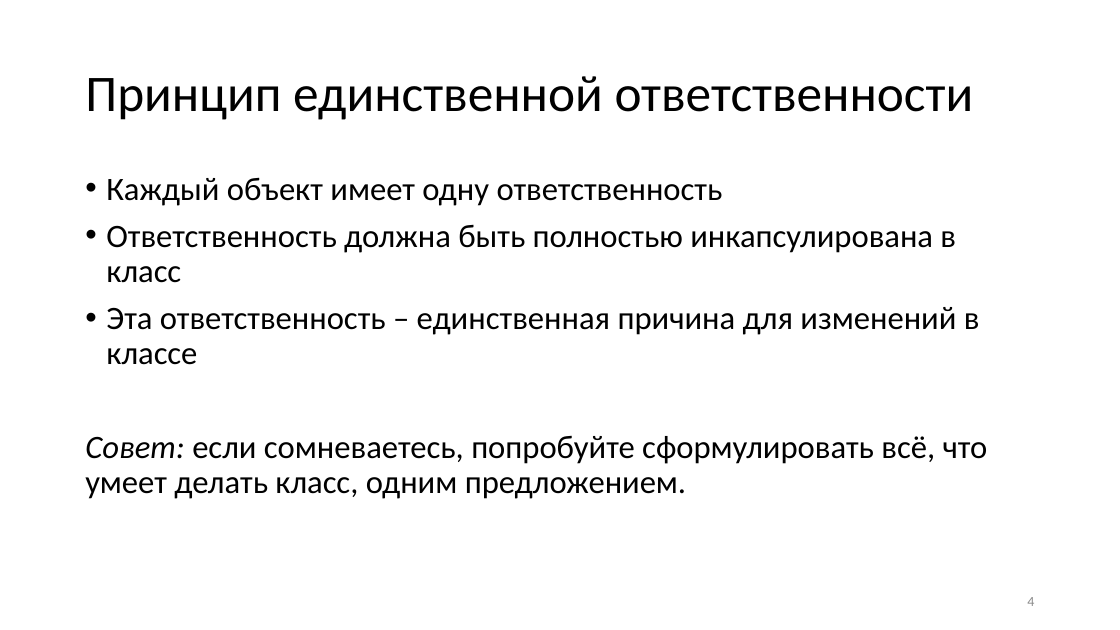
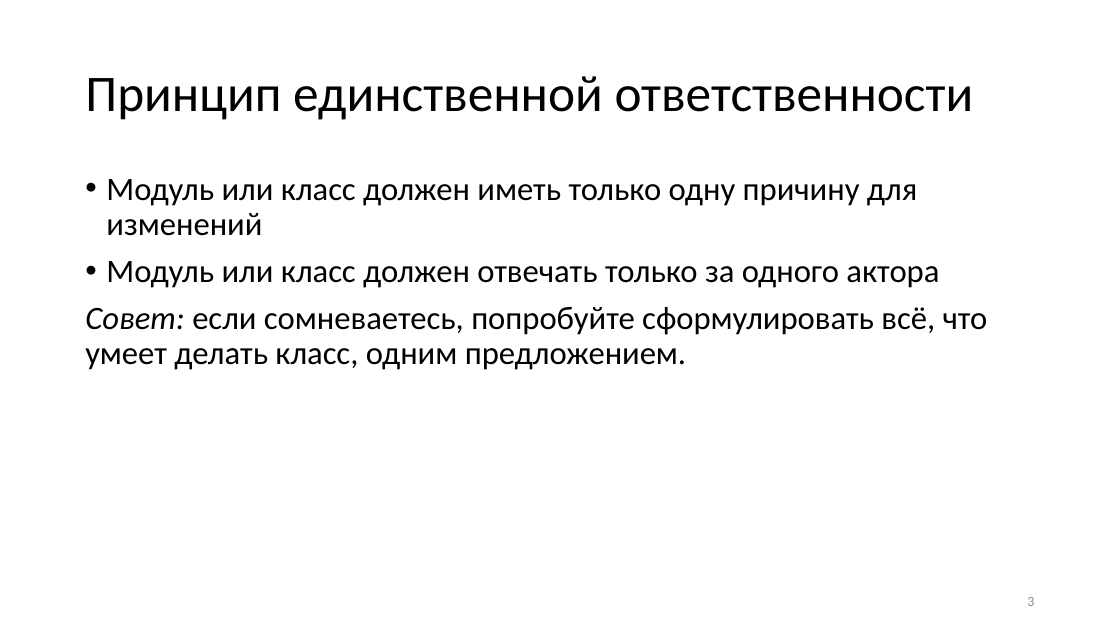
Before and after one commit to alexey-malov/ood, a slide deck: slide 3 of lectures/18.solid/Принципы SOLID.pptx (slide 4 before the commit). Drawn at 1120x630 pixels with LibreOffice and Linux fonts; fonts in the diff are those of the drawing. Boxes give left, top, right and bottom in pixels: in the first picture for what was removed or moved away, otherwise in the second. Text is boxed around its words. In the diff, an @@ line names an element or a change of style, - is before the commit and + after.

```diff
--- a/lectures/18.solid/Принципы SOLID.pptx
+++ b/lectures/18.solid/Принципы SOLID.pptx
@@ text at (106, 179, 939, 288): text changed @@
-• Каждый объект имеет одну ответственность
-• Ответственность должна быть полностью инкапсулирована в класс
-• Эта ответственность – единственная причина для изменений в классе
+• Модуль или класс должен иметь только одну причину для изменений
+• Модуль или класс должен отвечать только за одного актора
@@ page number at (1027, 597, 1034, 606): text changed @@
-4
+3
```
Also in this commit, not shown: 10 other slides changed, 1 slide added, 2 slides removed, 14 other files.
